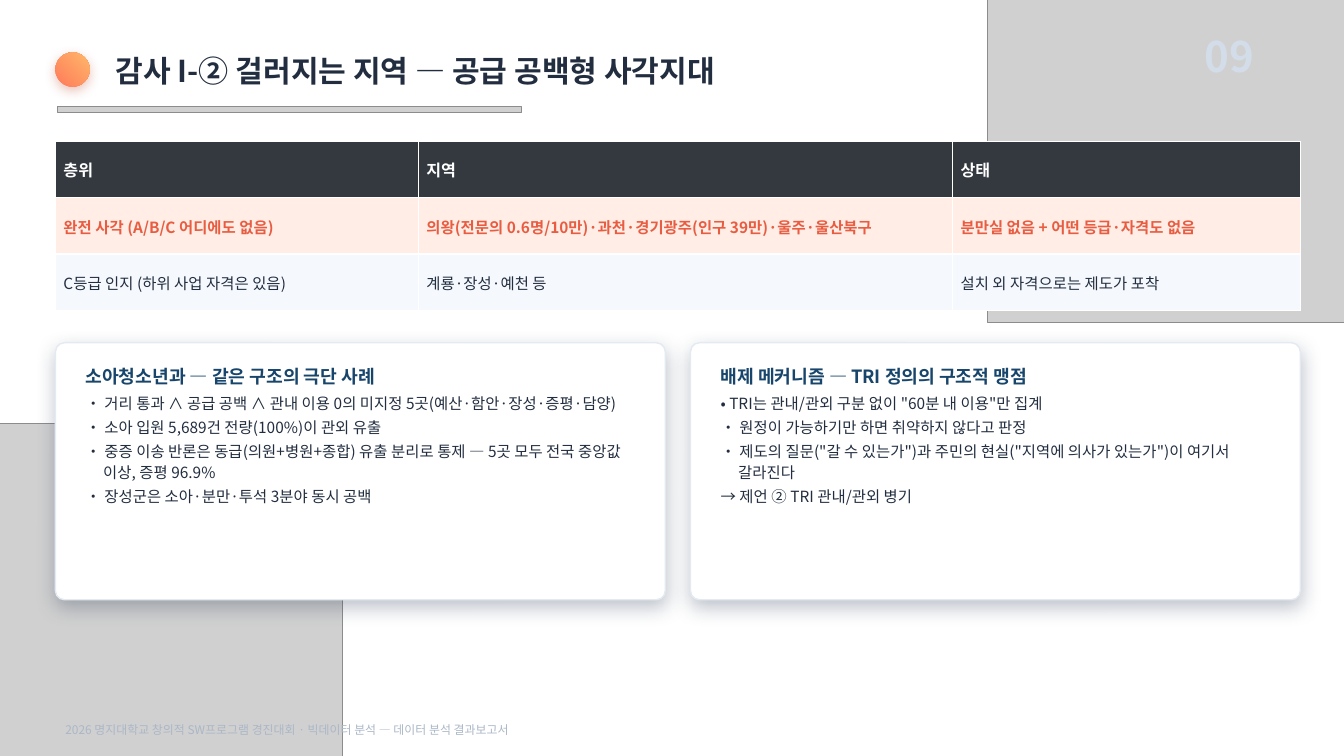
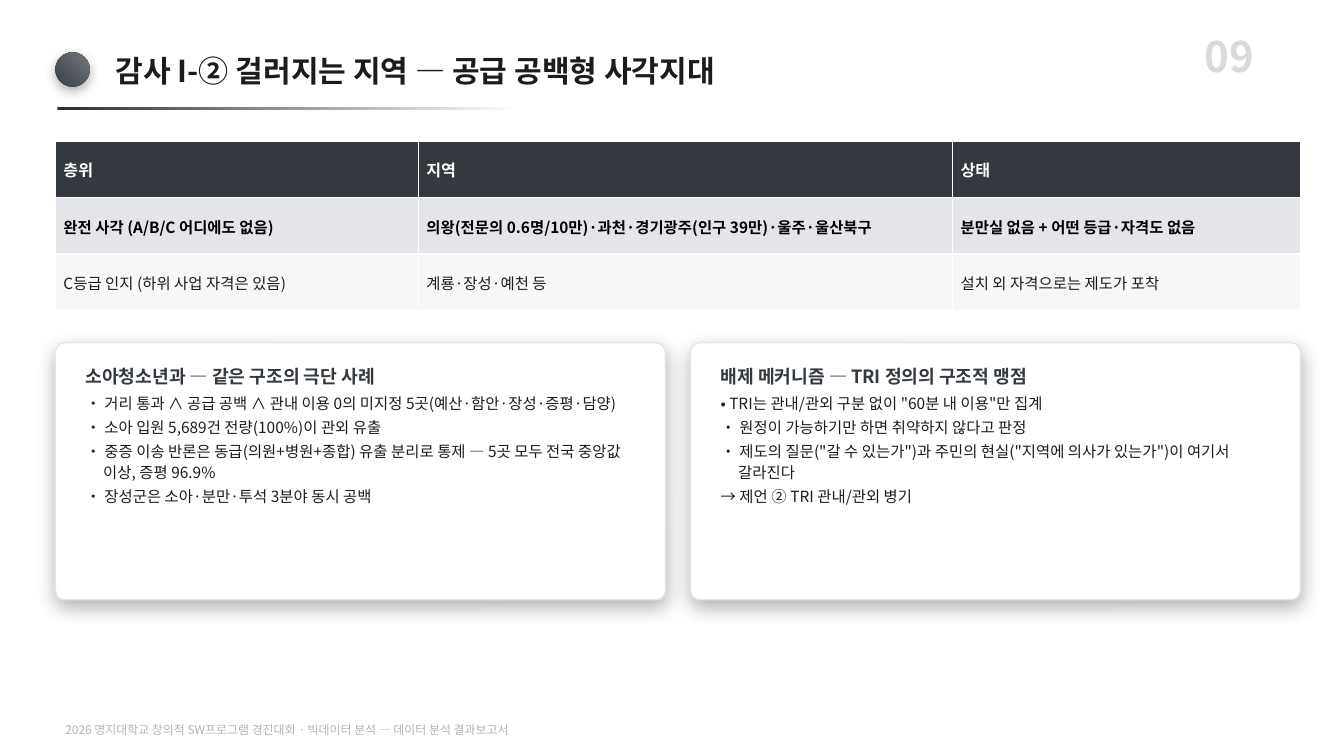
Before and after one commit to karvvan/maternity-care-policy-audit, a slide deck: slide 9 of 04_제출물/데이터분석_결과보고서.pptx. Drawn at 1344x756 pixels with LibreOffice and Linux fonts; fonts in the diff are those of the drawing; grey boxes stand for pictures. Boxes give left, top, right and bottom in pixels: in the first picture for what was removed or moved away, otherwise in the second. Text is boxed around its words. In the diff, an @@ line names an element or a change of style, - is before the commit and + after.

Commit message:
PPT 모노톤 전환 — 유채색·장식 조형물 제거
- ppt_helpers 팔레트를 무채색으로 재정의(v4). 색상(hue)이 아니라
  명도(value) 차이로만 위계를 만든다. 강조도 코랄이 아니라 검정+굵게.
- 표지의 구·고리·블롭·지도 삽화 제거. 오른쪽 절반을 이미지·삽화를
  직접 넣을 여백으로 비워 둔다. 결론 슬라이드 장식도 제거.
- 그림 4종에 FIG_MONO=1 무채색판 추가 → 04_제출물/그림_모노.
  보고서 PDF가 쓰는 04_제출물/그림(컬러)은 그대로 둔다.
- 그림3 셀 숫자 색을 데이터 비율이 아니라 합성된 실제 셀 밝기로 결정.
  컬러판에서도 연한 셀 위 흰 글씨가 안 읽히던 문제가 같이 고쳐진다.
- PPT 생성기 3종을 99_아카이브/생성기_기각 → 03_분석/_문서생성 으로 이동
  (다시 쓰는 도구이므로 '기각' 자리에 두지 않는다).

검증: 두 덱 슬라이드 XML의 유채색 0개(채도>12 없음), 덱 내 이미지는
무채색 그림 4개뿐. 그림 재생성 시 rho=-0.190 / OR=4.82 / p=0.021 일치.

```diff
--- a/04_제출물/데이터분석_결과보고서.pptx
+++ b/04_제출물/데이터분석_결과보고서.pptx
@@ picture removed at [988,0,1344,323] @@
@@ text added at [1204,23,1254,84], 30 pt, text #D8DADD, bold @@
+09
@@ rounded rectangle at [55,52,90,87]: fill gradient #FF7A59 to #FFB86B to gradient #3A3F45 to #73787E; shadow changed @@
@@ text "감사 I-② 걸러지는 지역 — ..." at [116,56,715,85]: text colour #222E40 to #1C1C1E @@
@@ picture removed at [57,107,521,113] @@
@@ rectangle added at [57,107,521,110], fill gradient #2A2E33 to #FFFFFF @@
@@ table at [55,141,1301,311] @@
@@ fill #FFEDE6 to #E3E5E8 in row 2 @@
@@ fill #F5F8FC to #F6F7F8 in row 3 @@
@@ text colour #E85D42 to #000000 in "완전 사각 (A/B/C 어디에도 없음)", "의왕(전문의 0.6명/10만)·과천·경기광주(인구 39만)·울주·울산북구", "분만실 없음 + 어떤 등급·자격도 없음" @@
@@ text colour #222E40 to #1C1C1E in "C등급 인지 (하위 사업 자격은 있음)", "계룡·장성·예천 등", "설치 외 자격으로는 제도가 포착" @@
@@ rounded rectangle at [55,343,665,600]: outline #E4EAF2 1 pt to #E4E6E9 1 pt; shadow changed @@
@@ text "소아청소년과 — 같은 구조의 극단 ..." at [86,367,621,504]: text colour #17456B to #33393F in "소아청소년과 — 같은 구조의 극단 사례"; text colour #222E40 to #1C1C1E in "• 거리 통과 ∧ 공급 공백 ∧ ...", "• 소아 입원 5,689건 전량(100%)이 관외 유출", "• 중증 이송 반론은 동급(의원+병원+종합) 유출 분리로 ...", "• 장성군은 소아·분만·투석 3분야 동시 공백" @@
@@ rounded rectangle at [691,343,1301,600]: outline #E4EAF2 1 pt to #E4E6E9 1 pt; shadow changed @@
@@ text "배제 메커니즘 — TRI 정의의 ..." at [721,367,1230,505]: text colour #17456B to #33393F in "배제 메커니즘 — TRI 정의의 구조적 맹점"; text colour #222E40 to #1C1C1E in "• TRI는 관내/관외 구분 없이 "60분 내 ...", "• 원정이 가능하기만 하면 취약하지 않다고 판정", "• 제도의 질문("갈 수 있는가")과 주민의 현실("지역에 ...", "→ 제언 ② TRI 관내/관외 병기" @@
@@ picture removed at [0,423,343,756] @@
@@ text "2026 명지대학교 창의적 SW프로그램 경진대회 ..." at [65,724,509,735]: text colour #ABB7C7 to #B2B5B9 @@
```
Also in this commit, not shown: 18 other slides changed, 14 other files.
